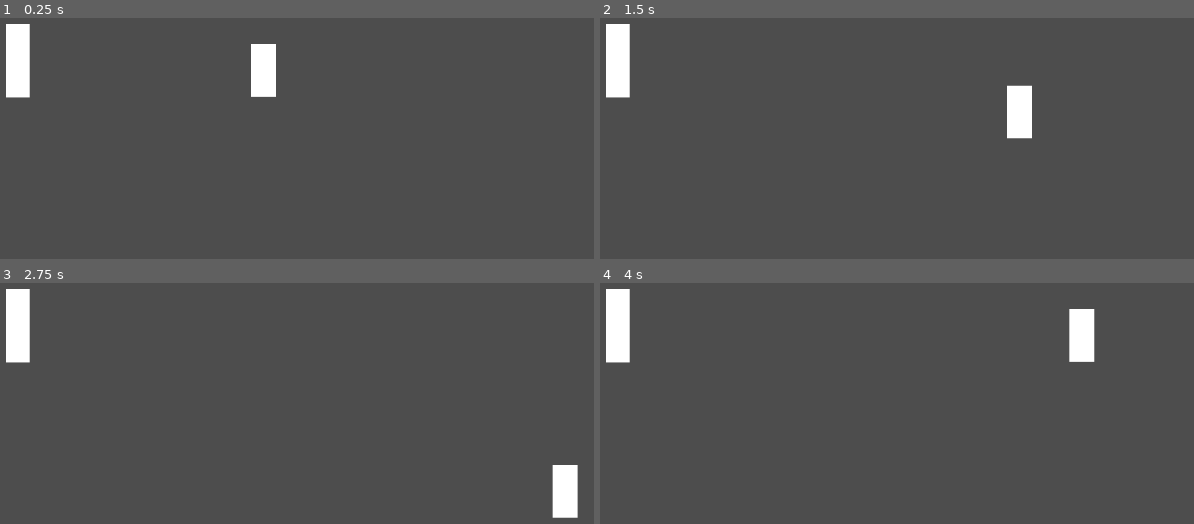
Above: before the commit, frames 1-4 (two rows, left to right).
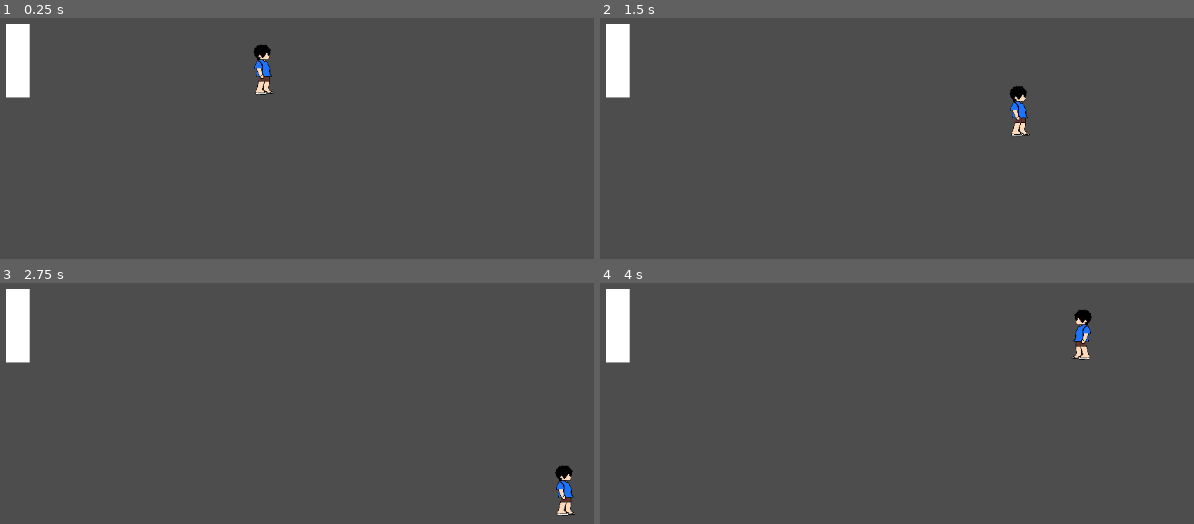
Above: after the commit, the same moments.

Repository: HeHHeyboi/BakChangKhom
Game: Godot game, scene res://Scene/MainGame.tscn
Same seed, same stepped clock (60 frames per second), same inputs: the game is played once before the commit and once after it. The project has no main scene, so this scene is started directly.
Inputs (mouse positions are in pixels of both pictures, inside the frame that each line leads up to):
- Up to frame 1 (0.25 s): no input
- Up to frame 2 (1.5 s): tap Enter at 0.5 s; move the mouse to (1057, 42) at 0.52 s; hold D (right) 0.53-1.28 s; tap E at 0.6, 1.35 s; click (1057, 42) at 0.67 s; move the mouse to (724, 85) at 1.27 s; hold S (down) from 1.28 s (still down)
- Up to frame 3 (2.75 s): move the mouse to (outside the picture) at 2.02 s; release S (down) at 2.03 s; hold D (right) from 2.03 s (still down); tap E at 2.1 s
- Up to frame 4 (4 s): move the mouse to (843, 417) at 2.77 s; release D (right) at 2.78 s; hold W (up) 2.78-3.53 s; tap E at 2.85, 3.6 s; click (843, 417) at 2.92 s; move the mouse to (1122, 396) at 3.52 s; hold A (left) from 3.53 s (still down)

The runs differ from the first frame. In frame 1, 0.9% of the frame differs, in the area x 42-47%, y 10-33%; in frame 2, 0.9%; in frame 3, 1.0%; in frame 4, 1.0%, in the area x 78-84%, y 10-33%.

Commit message:
Test player sprite

Diff:
--- a/Scene/Player.tscn
+++ b/Scene/Player.tscn
@@ -1,8 +1,7 @@
 [gd_scene load_steps=4 format=3 uid="uid://bv27tmq83wldi"]
 
 [ext_resource type="Script" uid="uid://bgcojx67cfifn" path="res://Scripts/player.gd" id="1_6l3be"]
-
-[sub_resource type="BoxMesh" id="BoxMesh_j8lcb"]
+[ext_resource type="Texture2D" uid="uid://dq5jqn8qpy53p" path="res://Assets/Idle.png" id="2_3eeal"]
 
 [sub_resource type="RectangleShape2D" id="RectangleShape2D_6l3be"]
 size = Vector2(36, 76)
@@ -10,9 +9,10 @@
 [node name="Player" type="CharacterBody2D"]
 script = ExtResource("1_6l3be")
 
-[node name="PlayerSprite" type="MeshInstance2D" parent="."]
-scale = Vector2(36, 76)
-mesh = SubResource("BoxMesh_j8lcb")
-
 [node name="CollisionShape2D" type="CollisionShape2D" parent="."]
 shape = SubResource("RectangleShape2D_6l3be")
+
+[node name="Idle" type="Sprite2D" parent="."]
+position = Vector2(4.76837e-07, 3.8147e-06)
+scale = Vector2(0.0833333, 0.0964286)
+texture = ExtResource("2_3eeal")
--- a/Scripts/player.gd
+++ b/Scripts/player.gd
@@ -2,6 +2,7 @@
 
 const speed = 300
 
+@onready var sprite = $"Idle"
 var Dir = Vector2(0, 0)
 var isDialogShow = false
 
@@ -23,6 +24,12 @@
 	elif Input.is_action_pressed("right", true):
 		Dir.x += 1
 
+	print(bool(-1))
+	if Dir.x < 0:
+		sprite.flip_h = true
+	elif Dir.x > 0:
+		sprite.flip_h = false
+
 	var Vspeed = Dir.normalized() * speed
 	# Vspeed *= abs(Vspeed.normalized())
 
Binary file added: Assets/Idle.png
Not shown, added: Assets/Idle.png.import
